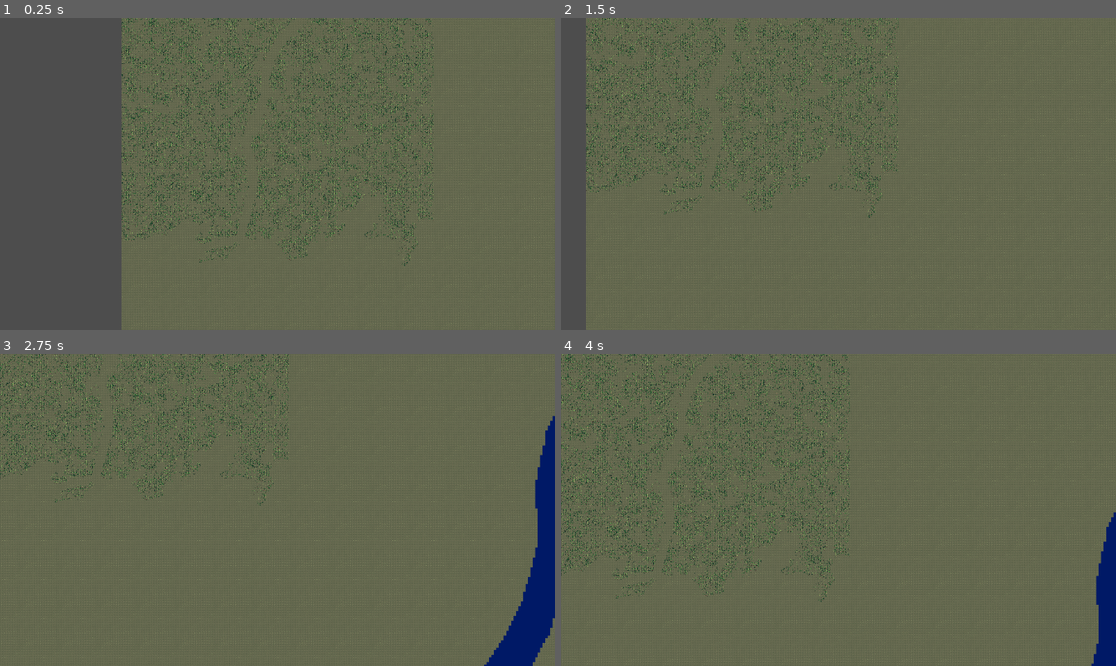
Above: before the commit, frames 1-4 (two rows, left to right).
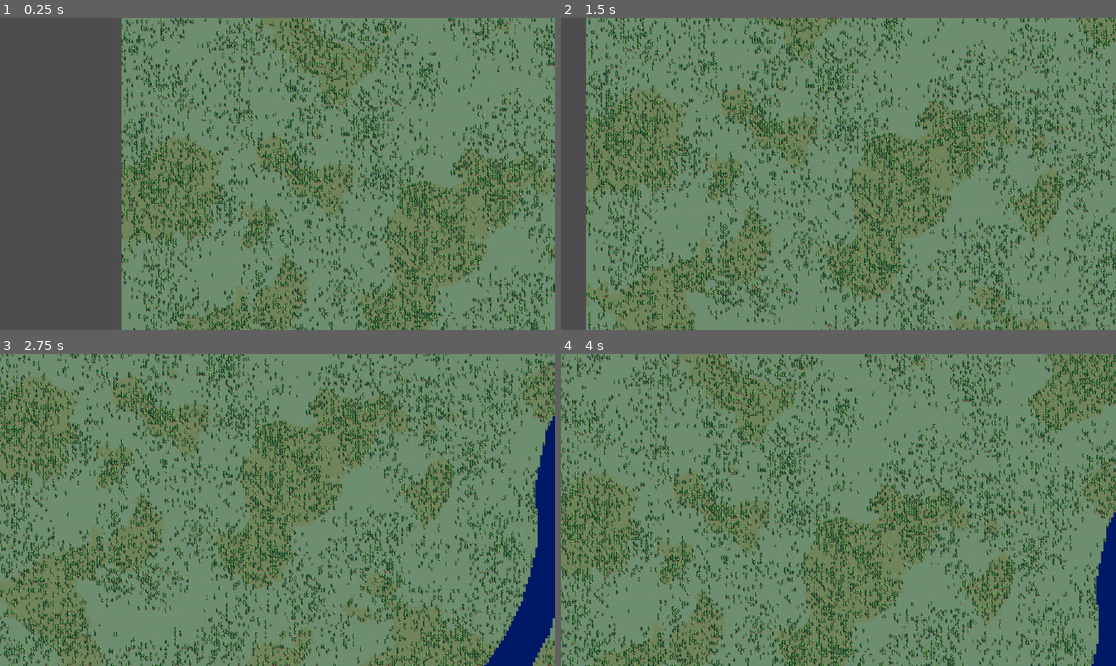
Above: after the commit, the same moments.

Repository: frxedlxver/godotProcGen
Game: Godot game, scene res://src/noise_vis.tscn
Same seed, same stepped clock (60 frames per second), same inputs: the game is played once before the commit and once after it.
Inputs:
- Up to frame 1 (0.25 s): no input
- Up to frame 2 (1.5 s): tap Enter at 0.5 s; hold Right 0.53-1.28 s; tap Space at 1.25 s; hold Down from 1.28 s (still down)
- Up to frame 3 (2.75 s): tap Enter at 2 s; release Down at 2.03 s; hold Right from 2.03 s (still down)
- Up to frame 4 (4 s): tap Space at 2.75 s; release Right at 2.78 s; hold Up 2.78-3.53 s; tap Enter at 3.5 s; hold Left from 3.53 s (still down)

The runs differ from the first frame. In frame 1, 71% of the frame differs, in the area x 21-100%, y 0-100%; in frame 2, 87%; in frame 3, 88%; in frame 4, 90%, in the area x 0-100%, y 0-100%.

Commit message:
new tileset

Diff:
--- a/res/terrain.tres
+++ b/res/terrain.tres
@@ -1,34 +1,19 @@
 [gd_resource type="TileSet" load_steps=3 format=3 uid="uid://cpsmrmkbdv6ps"]
 
-[ext_resource type="Texture2D" uid="uid://i6pr7aex7340" path="res://res/tile.png" id="1_cjmhr"]
+[ext_resource type="Texture2D" uid="uid://cskbxeekfq174" path="res://res/tile-128.png" id="1_r6ffl"]
 
-[sub_resource type="TileSetAtlasSource" id="TileSetAtlasSource_1hmn7"]
-texture = ExtResource("1_cjmhr")
+[sub_resource type="TileSetAtlasSource" id="TileSetAtlasSource_8xnlw"]
+texture = ExtResource("1_r6ffl")
 texture_region_size = Vector2i(128, 128)
 0:0/0 = 0
 1:0/0 = 0
 2:0/0 = 0
 3:0/0 = 0
 4:0/0 = 0
-5:0/0 = 0
-6:0/0 = 0
-7:0/0 = 0
-8:0/0 = 0
-9:0/0 = 0
-0:1/0 = 0
-1:1/0 = 0
-2:1/0 = 0
-3:1/0 = 0
-4:1/0 = 0
-5:1/0 = 0
-6:1/0 = 0
-7:1/0 = 0
-8:1/0 = 0
-9:1/0 = 0
 
 [resource]
 tile_size = Vector2i(128, 128)
 terrain_set_0/mode = 0
 terrain_set_0/terrain_0/name = "Terrain 0"
 terrain_set_0/terrain_0/color = Color(0.5, 0.34375, 0.25, 1)
-sources/0 = SubResource("TileSetAtlasSource_1hmn7")
+sources/0 = SubResource("TileSetAtlasSource_8xnlw")
--- a/res/tree.tres
+++ b/res/tree.tres
@@ -1,20 +1,27 @@
 [gd_resource type="TileSet" load_steps=3 format=3 uid="uid://dmxk6mov2niyb"]
 
-[ext_resource type="Texture2D" uid="uid://cj0mm2c0alchk" path="res://res/trees.png" id="1_0ynhb"]
+[ext_resource type="Texture2D" uid="uid://de2qhgxhp2wsx" path="res://res/trees-128.png" id="1_j7ubx"]
 
-[sub_resource type="TileSetAtlasSource" id="TileSetAtlasSource_401f8"]
-texture = ExtResource("1_0ynhb")
-texture_region_size = Vector2i(32, 64)
-use_texture_padding = false
+[sub_resource type="TileSetAtlasSource" id="TileSetAtlasSource_4jp3a"]
+texture = ExtResource("1_j7ubx")
+texture_region_size = Vector2i(128, 256)
+0:0/0 = 0
 1:0/0 = 0
-0:0/0 = 0
 2:0/0 = 0
+3:0/0 = 0
+0:1/0 = 0
+1:1/0 = 0
+2:1/0 = 0
 3:1/0 = 0
-1:1/0 = 0
-0:1/0 = 0
-2:1/0 = 0
-3:0/0 = 0
+0:2/0 = 0
+1:2/0 = 0
+2:2/0 = 0
+3:2/0 = 0
+0:3/0 = 0
+1:3/0 = 0
+2:3/0 = 0
+3:3/0 = 0
 
 [resource]
-tile_size = Vector2i(32, 32)
-sources/0 = SubResource("TileSetAtlasSource_401f8")
+tile_size = Vector2i(128, 128)
+sources/0 = SubResource("TileSetAtlasSource_4jp3a")
--- a/src/LandscapeGen.gd
+++ b/src/LandscapeGen.gd
@@ -7,7 +7,7 @@
 	var image = heightmap.duplicate(true)
 
 	image = ImageProcessing.posterize(image, Palettes.p_terrain)
-	#image = generate_rich_soil_patches(image)
+	image = generate_rich_soil_patches(image)
 
 
 	return image
@@ -17,10 +17,10 @@
 	noise.seed = randi()
 	noise.noise_type = FastNoiseLite.TYPE_PERLIN
 	var noise_scale = 1024 / image.get_width()
-	noise.frequency = 0.001 * noise_scale
+	noise.frequency = 0.01 * noise_scale
 	for point in ImageProcessing.find_all_by_color(image, Palettes.GRASS_COLOR):
-		if noise.get_noise_2dv(point) > 0.15:
-			image.set_pixelv(point, Color.DARK_GREEN)
+		if noise.get_noise_2dv(point) > 0.1:
+			image.set_pixelv(point, Palettes.RICH_GRASS_COLOR)
 	return image
 
 func gradient_value(y : float, max_y : float, invert : bool = false):
Binary file added: res/tile-128-new.aseprite
Binary file added: res/tile-128.aseprite
Binary file added: res/tile-128.png
Not shown, added: res/tile-128.png.import
Binary file added: res/tile-32.aseprite
Binary file added: res/tile-32.png
Not shown, added: res/tile-32.png.import
Binary file added: res/trees-128.png
Not shown, added: res/trees-128.png.import
